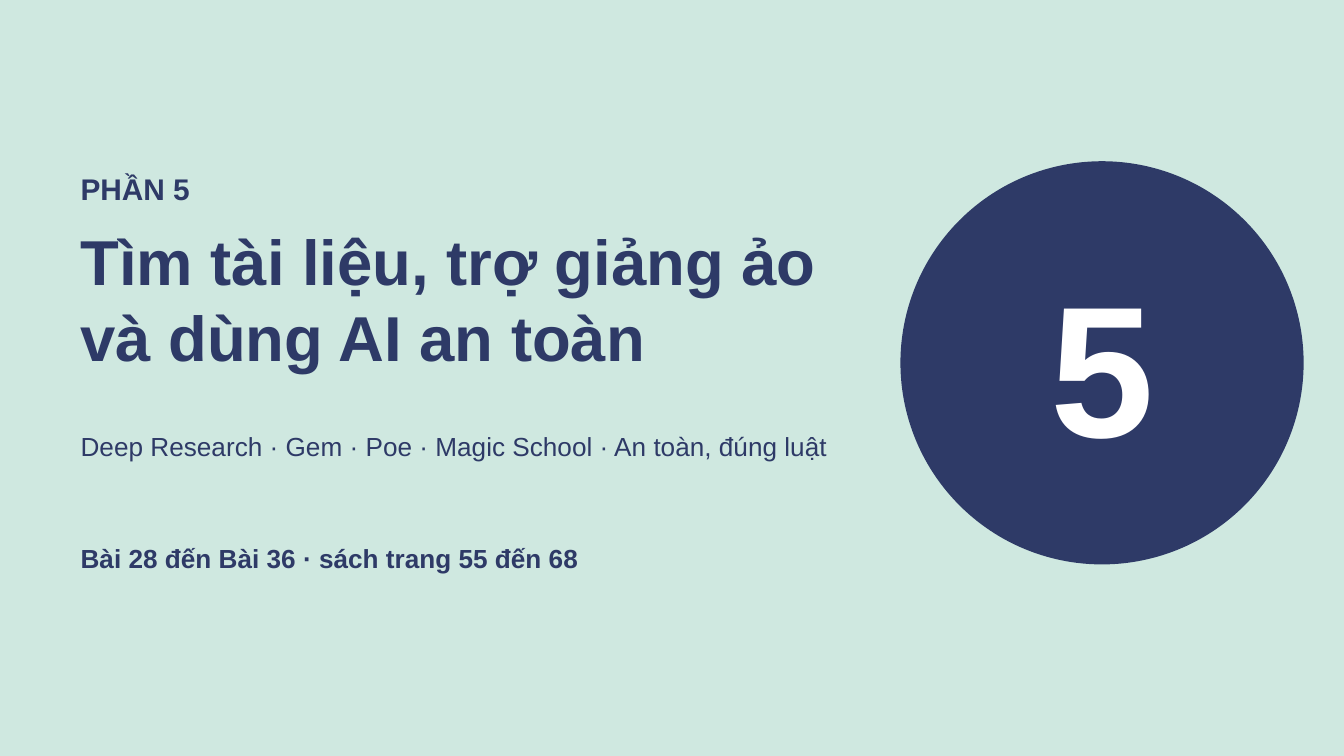
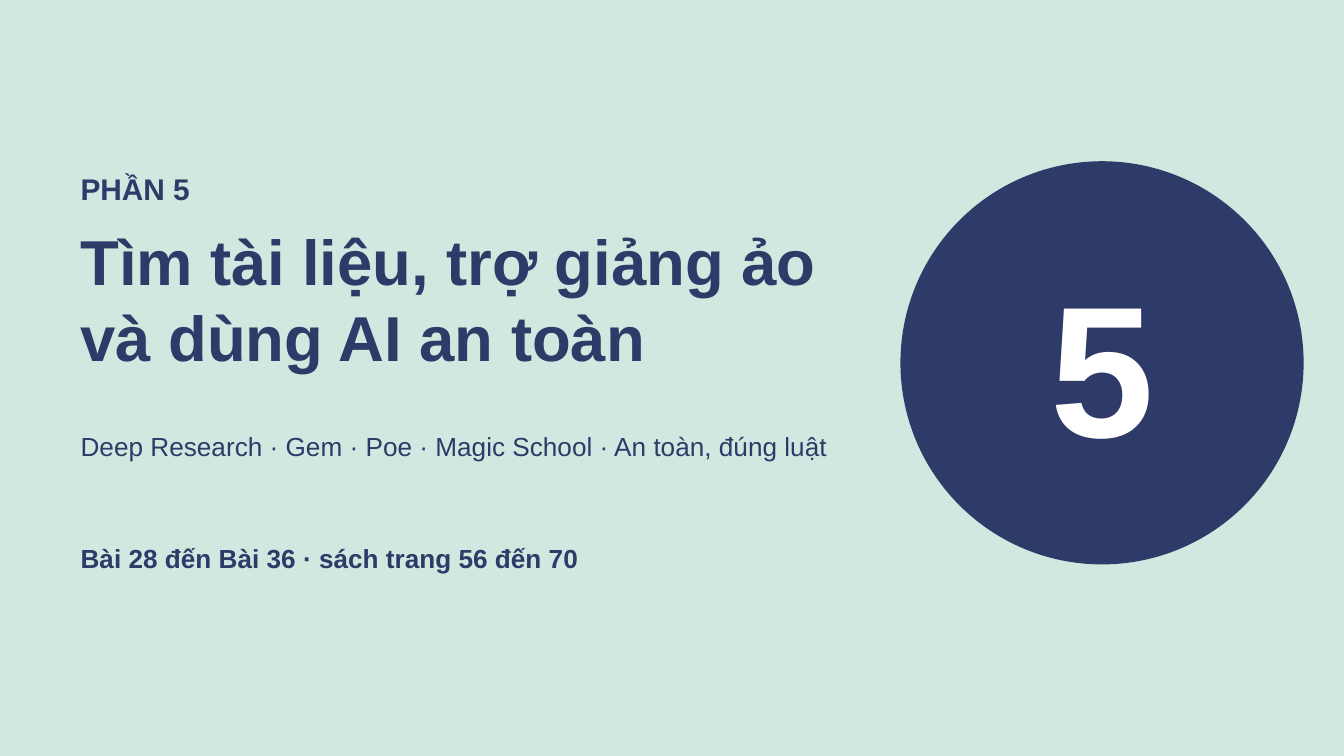
Before and after one commit to johnneinadlerr0353-bot/sachhuongdan, a slide deck: slide 18 of BO-TAI-LIEU-GUI-KHACH/04-Slide-tap-huan.pptx. Drawn at 1344x756 pixels with LibreOffice and Linux fonts; fonts in the diff are those of the drawing. Boxes give left, top, right and bottom in pixels: in the first picture for what was removed or moved away, otherwise in the second. Text is boxed around its words. In the diff, an @@ line names an element or a change of style, - is before the commit and + after.

```diff
--- a/BO-TAI-LIEU-GUI-KHACH/04-Slide-tap-huan.pptx
+++ b/BO-TAI-LIEU-GUI-KHACH/04-Slide-tap-huan.pptx
@@ text at [81, 548, 578, 574]: text changed @@
-Bài 28 đến Bài 36 · sách trang 55 đến 68
+Bài 28 đến Bài 36 · sách trang 56 đến 70
```
Also in this commit, not shown: 22 other slides changed, 28 other files.
